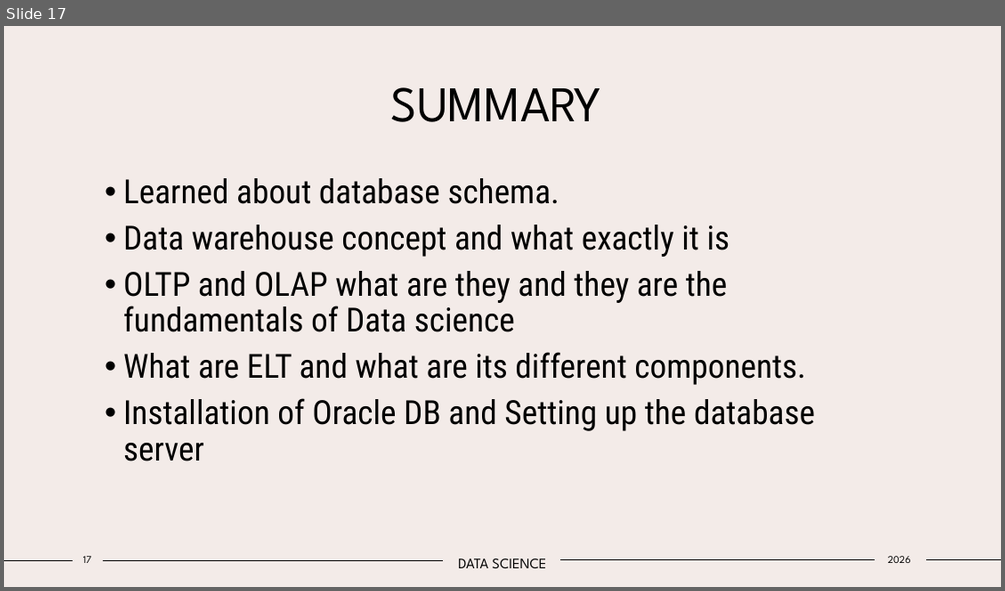
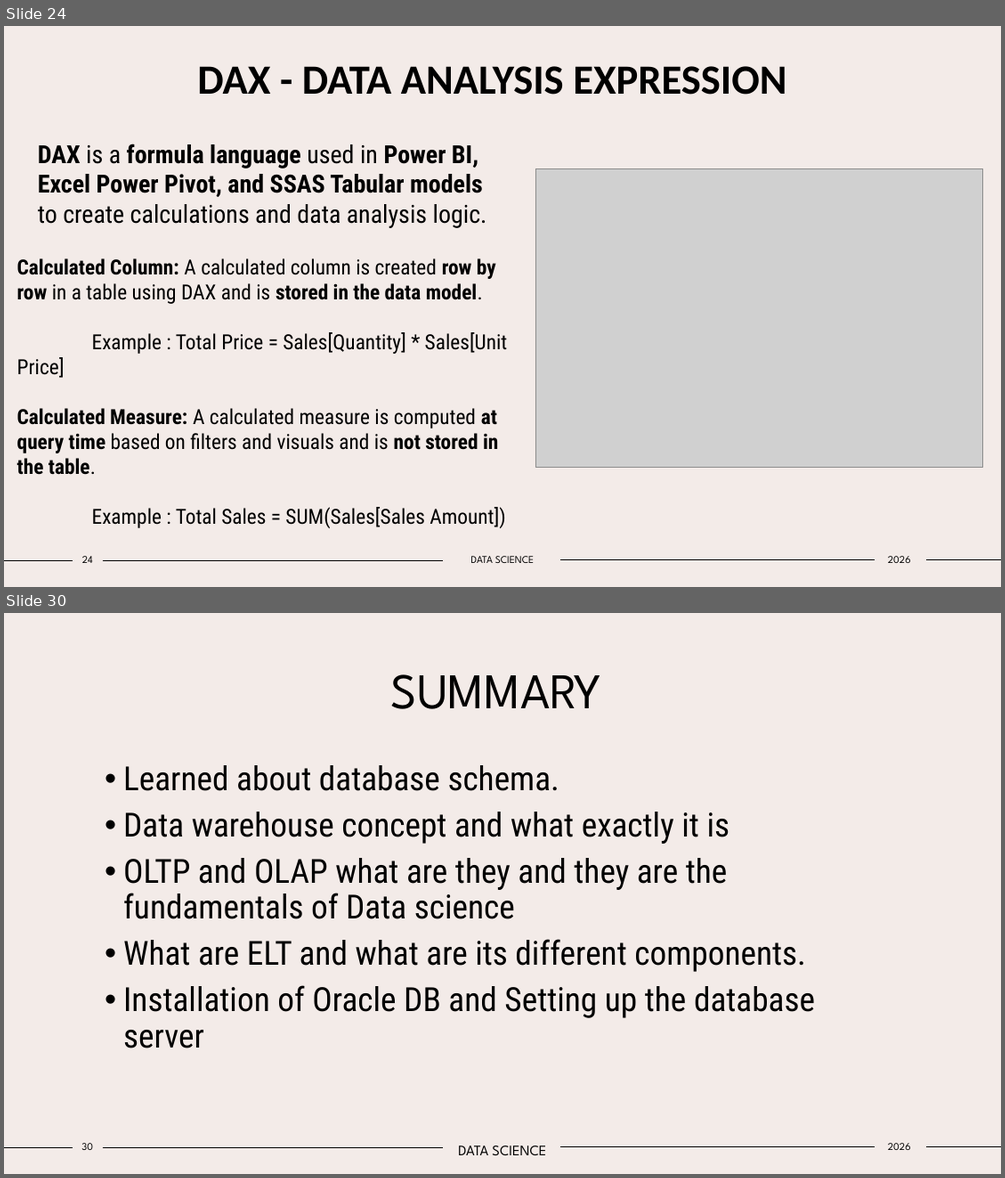
Before and after one commit to Tejas-Santosh-Nalawade/Data-Science-Internship, a slide deck: PPT/POWER_BI.pptx. Shown one above the other, each under a label of ours: slide 17 before the commit, slides 24 and 30 after it; the slides between them are not shown. The pictures are 1005x591 and 1005x1178 pixels, drawn with LibreOffice and Linux fonts; fonts in the diff are those of the drawing; grey boxes stand for pictures. Boxes give left, top, right and bottom in pixels: in the first picture for what was removed or moved away, otherwise in the second. Text is boxed around its words. In the diff, an @@ line names an element or a change of style, - is before the commit and + after.

Commit message:
Week 2 AND Week 3 work Data Modeling and DAX and Power BI

```diff
--- a/PPT/POWER_BI.pptx
+++ b/PPT/POWER_BI.pptx
@@ slide 24 added at (x1=4, y1=26, x2=1001, y2=587), background #F3EBE8; not listed: 4 template elements that a slide beside it also shows @@
@@ title added at (x1=197, y1=66, x2=786, y2=95), 40 pt, text #000000, bold @@
+DAX - DATA ANALYSIS EXPRESSION
@@ text added at (x1=38, y1=143, x2=487, y2=228), 24 pt, text #000000, bold @@
+DAX is a formula language used in Power BI, Excel Power Pivot, and SSAS Tabular models to create calculations and data analysis logic.
@@ picture added at (x1=535, y1=168, x2=983, y2=467) @@
@@ text added at (x1=17, y1=258, x2=508, y2=528), 20 pt, text #000000 @@
+Calculated Column: A calculated column is created row by row in a table using DAX and is stored in the data model.
+Example : Total Price = Sales[Quantity] * Sales[Unit Price]
+Calculated Measure: A calculated measure is computed at query time based on filters and visuals and is not stored in the table.
+Example : Total Sales = SUM(Sales[Sales Amount])
@@ page number added at (x1=82, y1=556, x2=93, y2=563), 10 pt, text #000000 @@
+24
@@ text added at (x1=471, y1=556, x2=534, y2=563), 10 pt, text #000000 @@
+DATA SCIENCE
@@ text added at (x1=888, y1=556, x2=911, y2=563), 10 pt, text #000000 @@
+2026
@@ what was slide 17 is now slide 30 @@
@@ page number at (x1=81, y1=1143, x2=93, y2=1150): text changed @@
-17
+30
```
Also in this commit, not shown: 2 slides changed, 12 other slides added, 10 other files.
